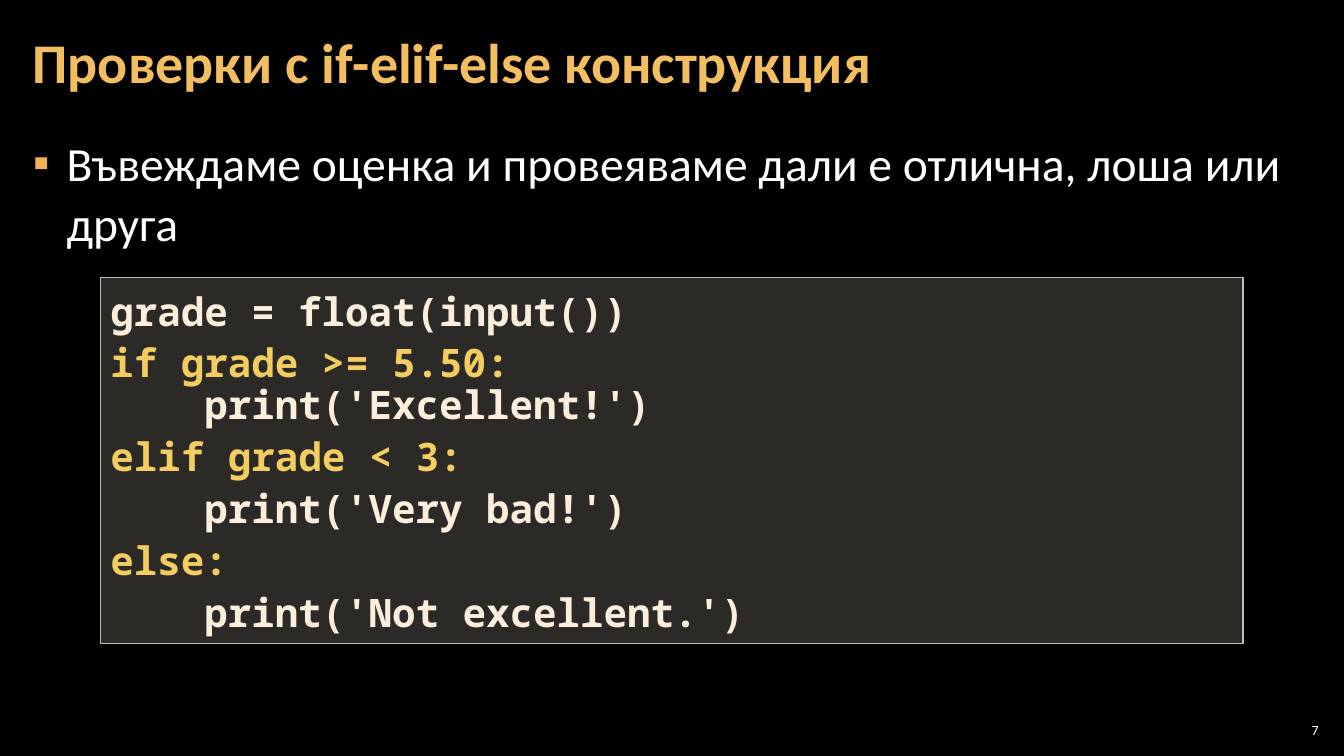
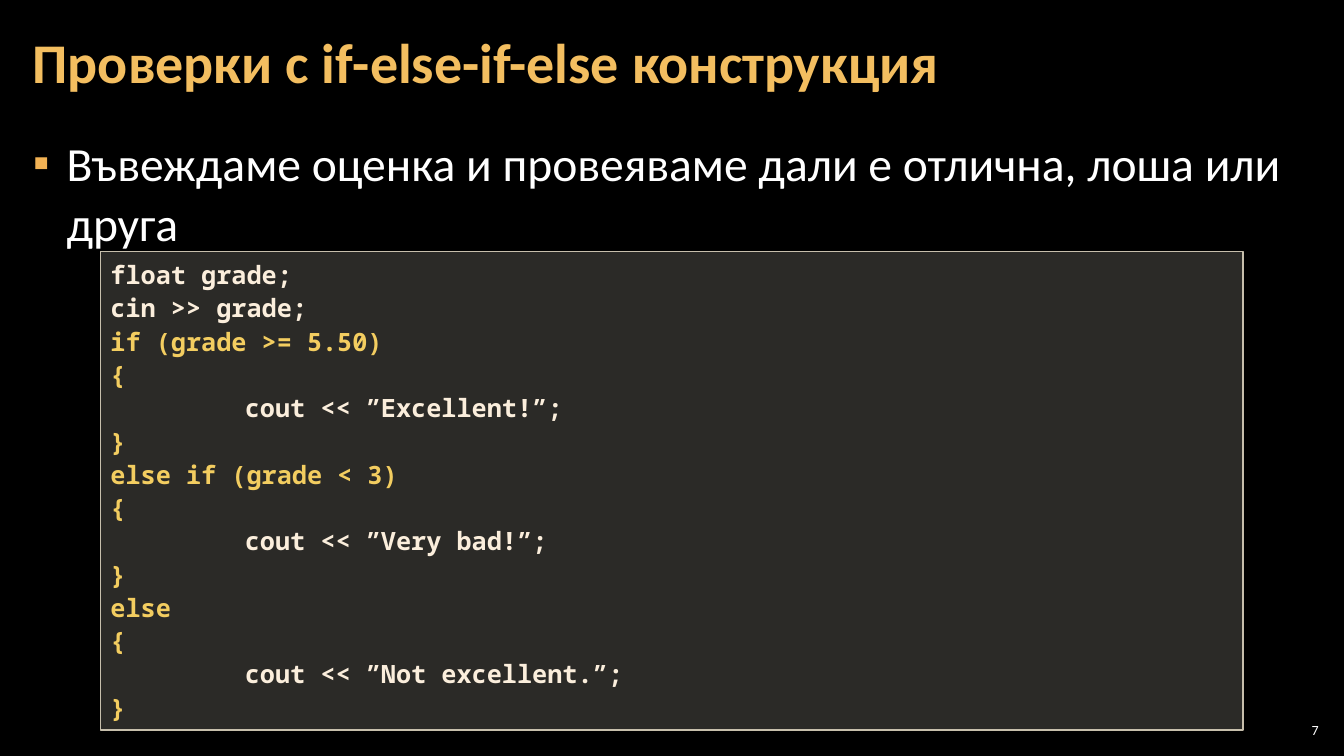
Before and after one commit to Software-University/C-plus-plus, a slide deck: slide 7 of 3. Simple-Conditions/3. Simple-Conditions.pptx. Drawn at 1344x756 pixels with LibreOffice and Linux fonts; fonts in the diff are those of the drawing; background and template pictures are left out. Boxes give left, top, right and bottom in pixels: in the first picture for what was removed or moved away, otherwise in the second. Text is boxed around its words. In the diff, an @@ line names an element or a change of style, - is before the commit and + after.

```diff
--- a/3. Simple-Conditions/3. Simple-Conditions.pptx
+++ b/3. Simple-Conditions/3. Simple-Conditions.pptx
@@ title at [33, 43, 939, 92]: text changed @@
-Проверки с if-elif-else конструкция
+Проверки с if-else-if-else конструкция
@@ rectangle "float grade;": place and size @@
-rectangle "float grade;" at [101, 277, 1243, 644]
+rectangle "float grade;" at [101, 252, 1243, 731]
@@ text in rectangle at [110, 264, 622, 687]: text changed; size 28 to 18 pt @@
-grade = float(input())
-if grade >= 5.50:
-print('Excellent!')
-elif grade < 3:
-print('Very bad!')
-else:
-print('Not excellent.')
+float grade;
+cin >> grade;
+if (grade >= 5.50)
+{
+cout << ”Excellent!”;
+}
+else if (grade < 3)
+{
+cout << ”Very bad!”;
+}
+else
+{
+cout << ”Not excellent.”;
+}
```
Also in this commit, not shown: 13 other slides changed, 1 other file.
